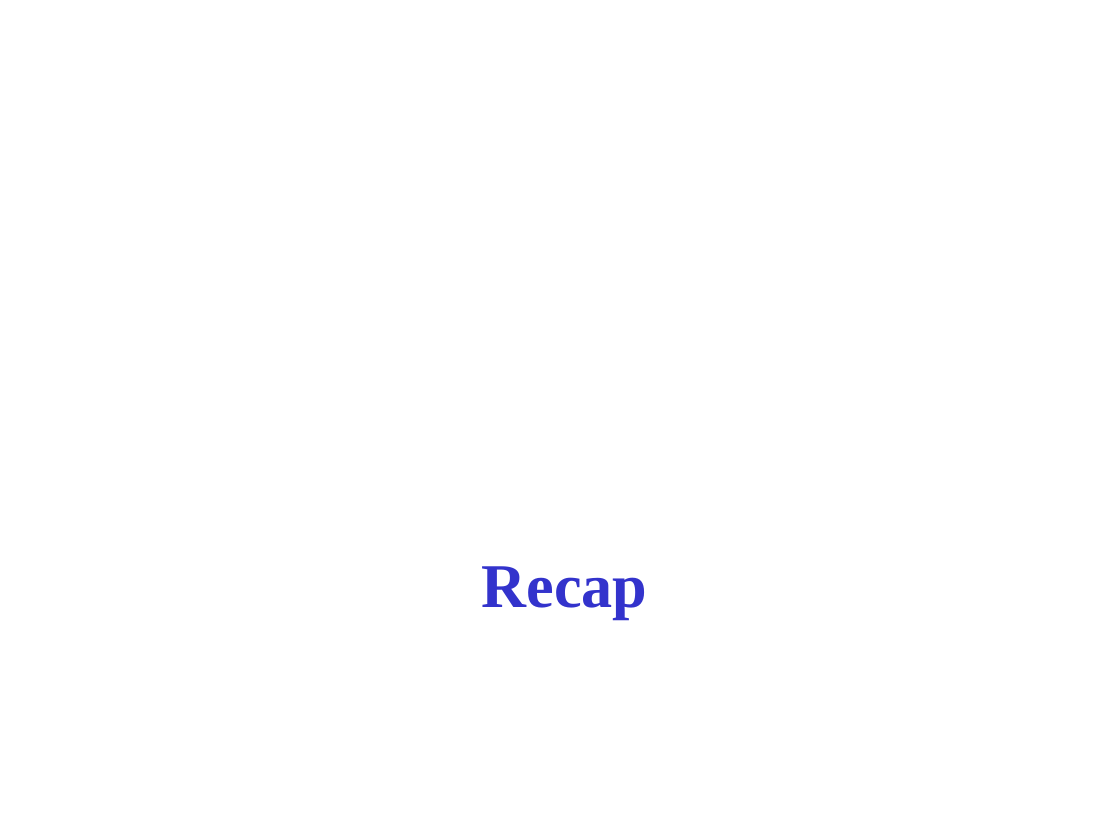
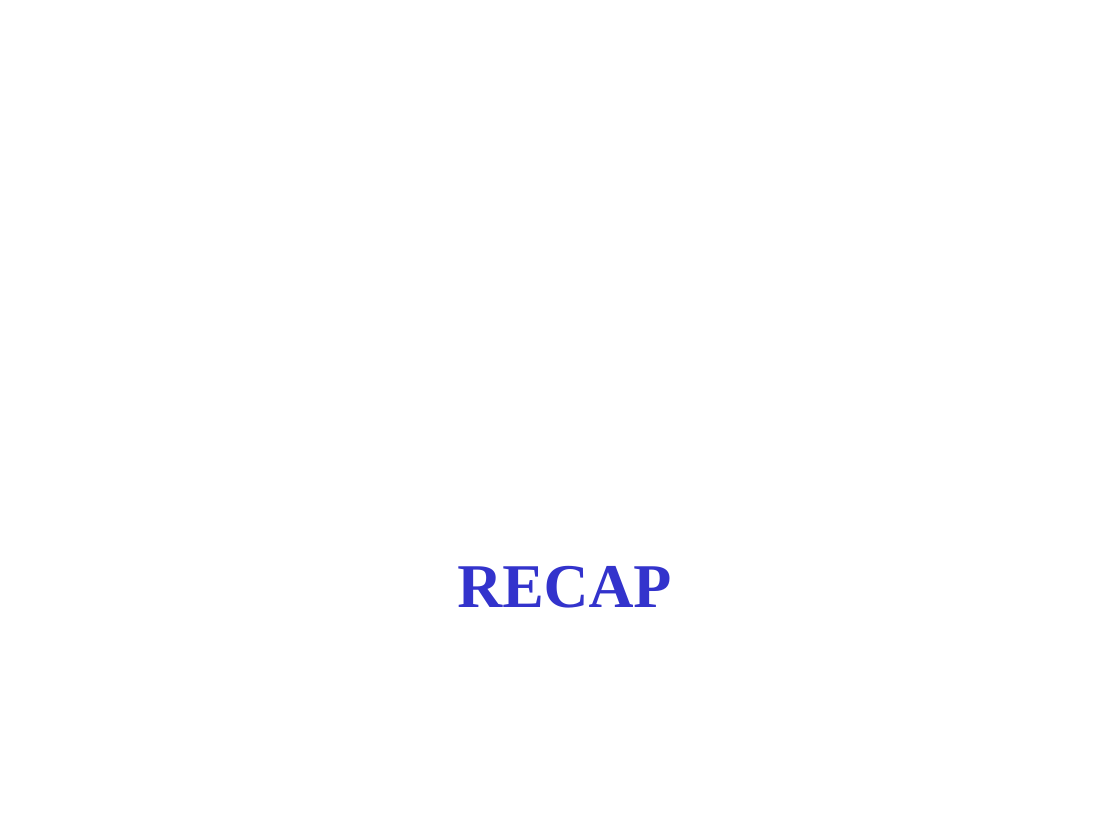
Before and after one commit to zhengxq27/Junoir_study_last, a slide deck: slide 122 of 数据挖掘/课件/retrieval-evaluation.ppt. Drawn at 1120x840 pixels with LibreOffice and Linux fonts; fonts in the diff are those of the drawing. Boxes give left, top, right and bottom in pixels: in the first picture for what was removed or moved away, otherwise in the second. Text is boxed around its words. In the diff, an @@ line names an element or a change of style, - is before the commit and + after.

```diff
--- a/数据挖掘/课件/retrieval-evaluation.ppt
+++ b/数据挖掘/课件/retrieval-evaluation.ppt
@@ title at box(457, 566, 671, 608): text changed @@
-Recap
+RECAP
```
Also in this commit, not shown: 3 other slides changed, 1 other file.
